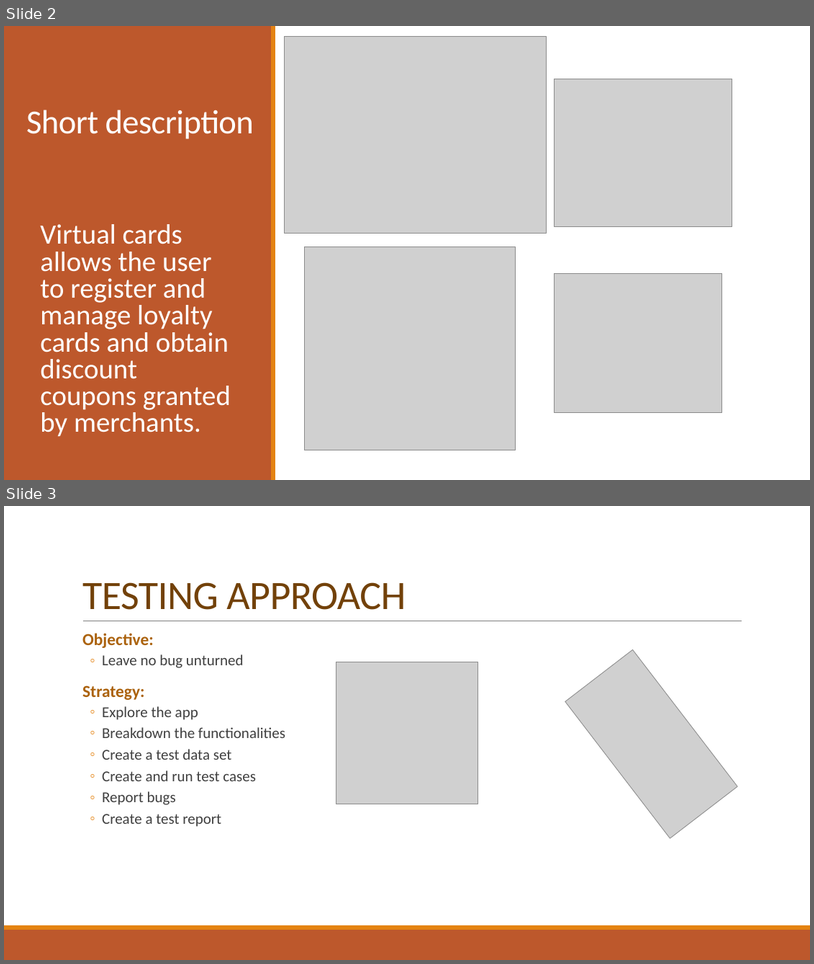
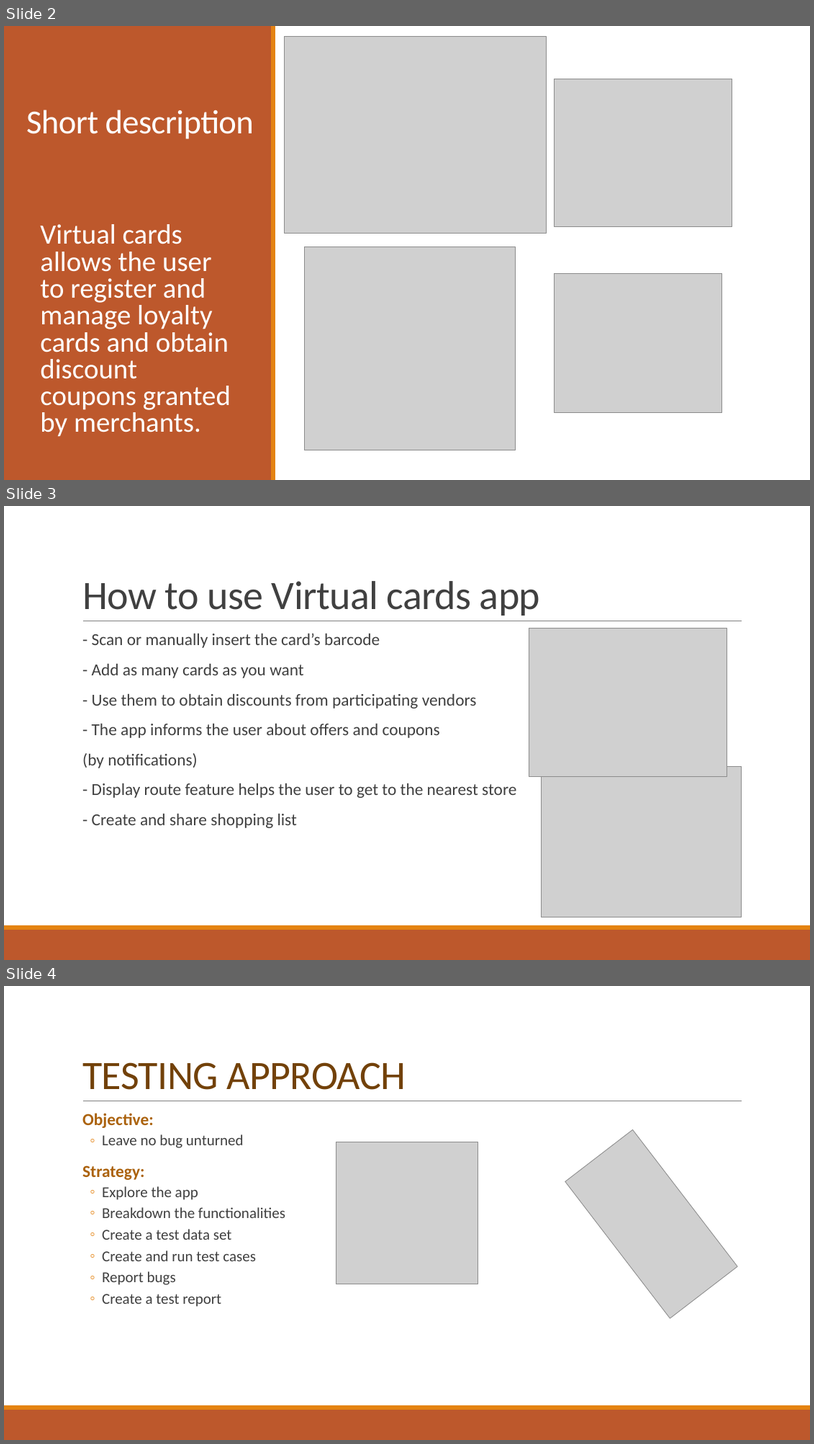
Before and after one commit to corinaradu/siit-testing, a slide deck: final-project/virtual-cards/virtual-cards.pptx. Shown one above the other, each under a label of ours: slides 2 and 3 before the commit, slides 2, 3 and 4 after it. The pictures are 814x964 and 814x1444 pixels, drawn with LibreOffice and Linux fonts; fonts in the diff are those of the drawing; grey boxes stand for pictures. Boxes give left, top, right and bottom in pixels: in the first picture for what was removed or moved away, otherwise in the second. Text is boxed around its words. In the diff, an @@ line names an element or a change of style, - is before the commit and + after.

```diff
--- a/final-project/virtual-cards/virtual-cards.pptx
+++ b/final-project/virtual-cards/virtual-cards.pptx
@@ slide 3 added at box(4, 506, 810, 960), background #FFFFFF; not listed: 3 template elements that a slide beside it also shows @@
@@ title added at box(82, 581, 540, 615), 48 pt, text #404040 @@
+How to use Virtual cards app
@@ text added at box(82, 633, 517, 828), 20 pt, text #404040 @@
+  - Scan or manually insert the card’s barcode
+  - Add as many cards as you want
+  - Use them to obtain discounts from participating vendors
+  - The app informs the user about offers and coupons
+  (by notifications)
+  - Display route feature helps the user to get to the nearest store
+  - Create and share shopping list
@@ picture added at box(530, 628, 727, 777) @@
@@ picture added at box(541, 766, 742, 917) @@
@@ what was slide 3 is now slide 4 @@
```
Also in this commit, not shown: 1 slide changed, 2 other files.
